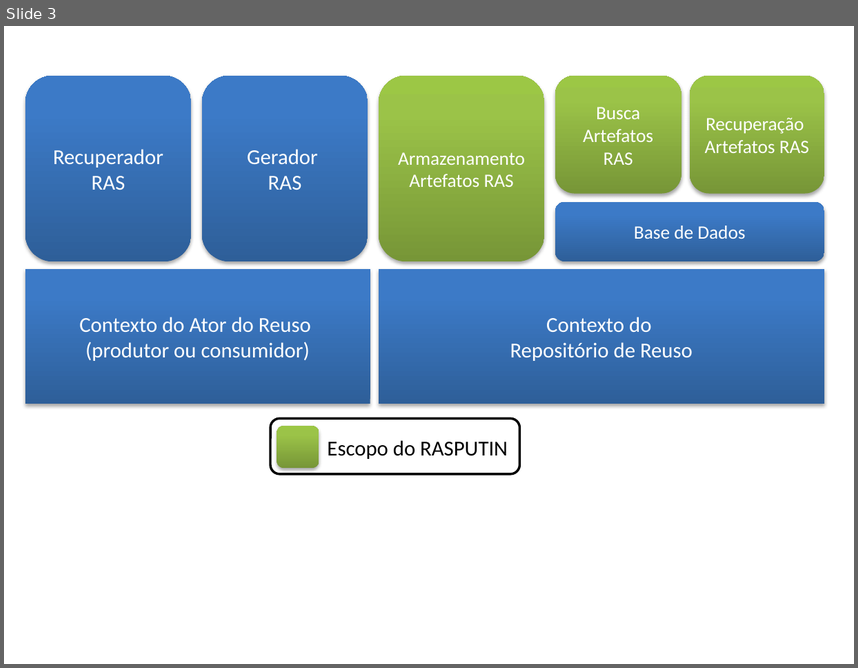
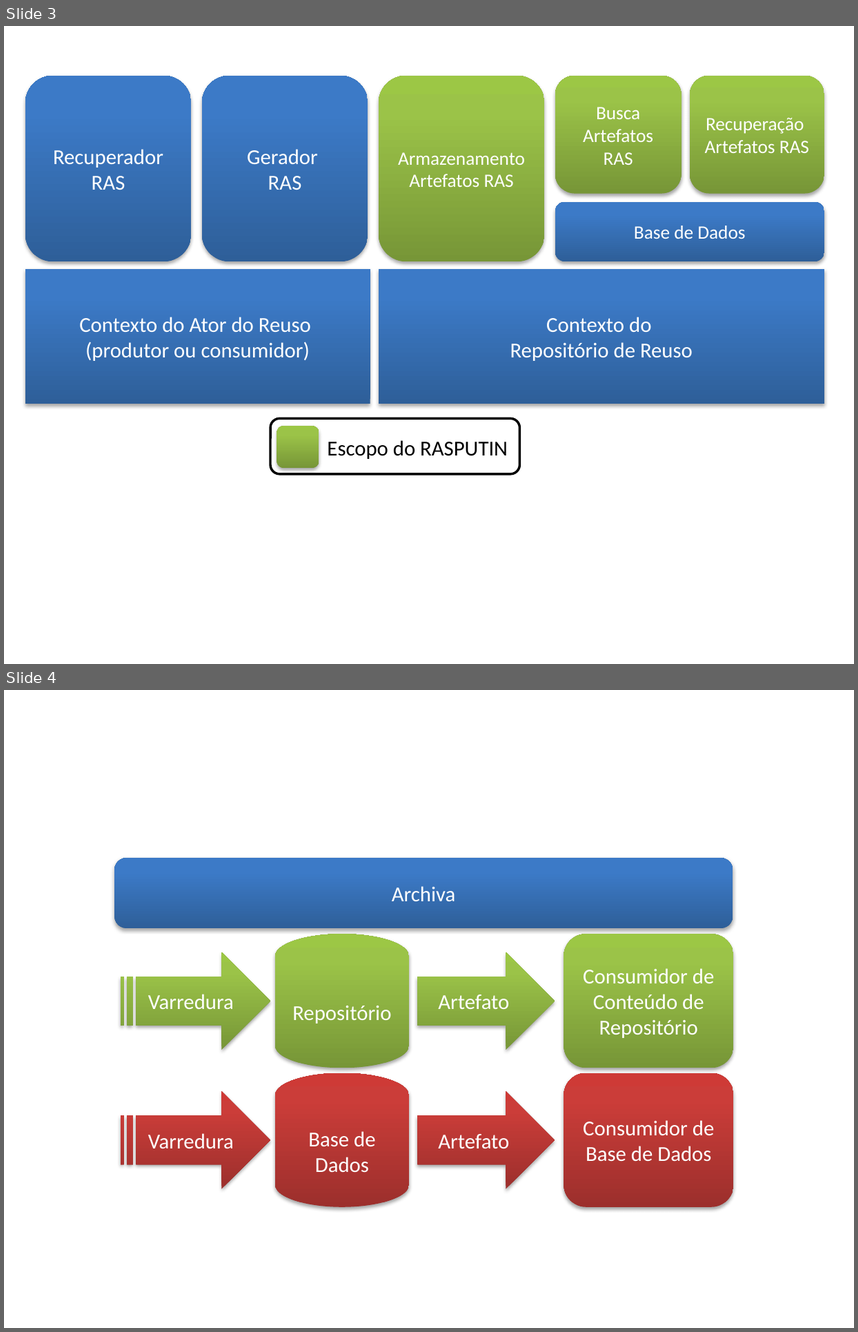
Before and after one commit to jmftrindade/ras4maven, a slide deck: PromotingSoftwareReuseWithRAS/Desenhos.pptx. Shown one above the other, each under a label of ours: slide 3 before the commit, slides 3 and 4 after it. The pictures are 858x668 and 858x1332 pixels, drawn with LibreOffice and Linux fonts; fonts in the diff are those of the drawing. Boxes give left, top, right and bottom in pixels: in the first picture for what was removed or moved away, otherwise in the second. Text is boxed around its words. In the diff, an @@ line names an element or a change of style, - is before the commit and + after.

```diff
--- a/PromotingSoftwareReuseWithRAS/Desenhos.pptx
+++ b/PromotingSoftwareReuseWithRAS/Desenhos.pptx
@@ slide 4 added at (4, 690, 854, 1328), background #FFFFFF @@
@@ rounded rectangle added at (114, 858, 733, 929), fill gradient #2F5F99 to #3D7CC7 to #3A7CCB, 18 pt, text #FFFFFF @@
+Archiva
@@ cylinder added at (275, 934, 408, 1067), fill gradient #779737 to #9BC348 to #9DC746, 18 pt, text #FFFFFF @@
+Repositório
@@ rounded rectangle added at (564, 934, 734, 1067), fill gradient #779737 to #9BC348 to #9DC746, 18 pt, text #FFFFFF @@
+Consumidor de Conteúdo de Repositório
@@ striped right arrow added at (121, 952, 270, 1049), fill gradient #779737 to #9BC348 to #9DC746, 18 pt, text #FFFFFF @@
+Varredura
@@ right arrow added at (417, 952, 554, 1049), fill gradient #779737 to #9BC348 to #9DC746, 18 pt, text #FFFFFF @@
+Artefato
@@ cylinder added at (275, 1072, 408, 1206), fill gradient #9C2F2D to #CB3E3A to #CE3B37, 18 pt, text #FFFFFF @@
+Base de Dados
@@ rounded rectangle added at (564, 1072, 734, 1206), fill gradient #9C2F2D to #CB3E3A to #CE3B37, 18 pt, text #FFFFFF @@
+Consumidor de Base de Dados
@@ striped right arrow added at (121, 1092, 270, 1189), fill gradient #9C2F2D to #CB3E3A to #CE3B37, 18 pt, text #FFFFFF @@
+Varredura
@@ right arrow added at (417, 1092, 554, 1189), fill gradient #9C2F2D to #CB3E3A to #CE3B37, 18 pt, text #FFFFFF @@
+Artefato
```
Also in this commit, not shown: 1 slide changed, 1 other file.
